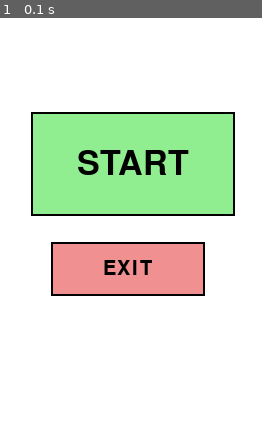
Above: before the commit, frame 1.
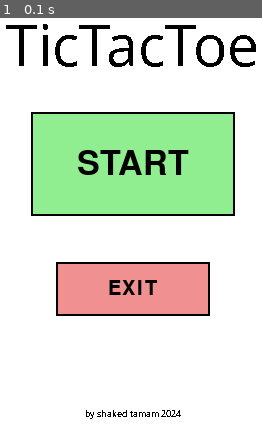
Above: after the commit, the same moment.

Repository: icestorm8/pygame-Snake-Game
Game: pygame game, started from Program.py
Same seed, same stepped clock (60 frames per second), same inputs: the game is played once before the commit and once after it.
Inputs:
- Up to frame 1 (0.1 s): no input

The runs differ from the first frame. In frame 1, 10% of the frame differs, in the area x 2-98%, y 1-99%.

Commit message:
added text (header and footer) to menu using Text class i made. made some changes in button but changed back to what it was.

Diff:
--- a/Menu.py
+++ b/Menu.py
@@ -1,6 +1,7 @@
 import pygame
 
 from Button import Button
+from Text import Text
 
 SCREEN_WIDTH, SCREEN_HEIGHT = 500, 500
 SUCCESS_COLOR = (144, 238, 144)
@@ -14,28 +15,38 @@
         self.exit_button = None
         pygame.init()  # initialize pygame
         pygame.display.set_caption('Tic Tac Toe')  # set window title
-        self.screen = pygame.display.set_mode([SCREEN_HEIGHT, SCREEN_WIDTH])  # creating a window for the game
-        self.screen.fill(BACKGROUND_COLOR)
+        self.screen = pygame.display.set_mode([SCREEN_HEIGHT, SCREEN_WIDTH], pygame.RESIZABLE)  # creating a window
+        # for the game
+
         running = True
         while running:
+            self.screen.fill(BACKGROUND_COLOR)
             for event in pygame.event.get():
                 if event.type == pygame.QUIT:  # occurs when x is clicked on window itself
                     running = False
+                if event.type == pygame.FULLSCREEN:
+                    self.screen = pygame.display.set_mode((0, 0), pygame.FULLSCREEN)
                 if event.type == pygame.MOUSEBUTTONUP:  # occurs once when the mouse button is released
                     if self.start_button.mouseover():
                         print(self.start_button.text)
                     if self.exit_button.mouseover():
                         print(self.exit_button.text)
                         running = False
+
             clock = pygame.time.Clock()  # creating a clock for the game
             self.show_menu_buttons()  # adding buttons
-
+            header = Text(0, -170, self.screen, "TicTacToe", 60)
+            footer = Text(0, 200, self.screen, "by shaked tamam 2024", 10)
             pygame.display.update()
         pygame.quit()
 
     # takes care of the menu buttons
     def show_menu_buttons(self):
-        self.start_button = Button(SUCCESS_COLOR, 150, 150, 200, 100, "START", 50)
-        self.exit_button = Button(DANGER_COLOR, 170, 280, 150, 50, "EXIT", 30)
+        self.start_button = Button(SUCCESS_COLOR, self.screen.get_width() / 2 - 100, self.screen.get_height() / 2 - 100,
+                                   200,
+                                   100, "START", 50)
+        self.exit_button = Button(DANGER_COLOR, self.screen.get_width() / 2 - 75, self.screen.get_height() / 2 + 50,
+                                  150, 50,
+                                  "EXIT", 30)
         self.start_button.draw(self.screen, True)
         self.exit_button.draw(self.screen, True)
--- /dev/null
+++ b/Text.py
@@ -0,0 +1,12 @@
+import pygame
+
+
+class Text:
+    def __init__(self, x, y, screen, text: str, font_size: int = 30):
+        font = pygame.font.SysFont('Comic Sans MS', font_size)
+        text_surface = font.render(text, False, (0, 0, 0))
+        screen.blit(text_surface, (screen.get_width() / 2 - text_surface.get_width() / 2 + x, screen.get_height() / 2 -
+                                   text_surface.get_height() / 2 + y))
+
+    #  when getting 0 for x - sets the text horizontally centered, otherwise - goes to left or right based on x value
+    #  when getting 0 for y - sets the text vertically centered, otherwise - goes to up or down based on y value
